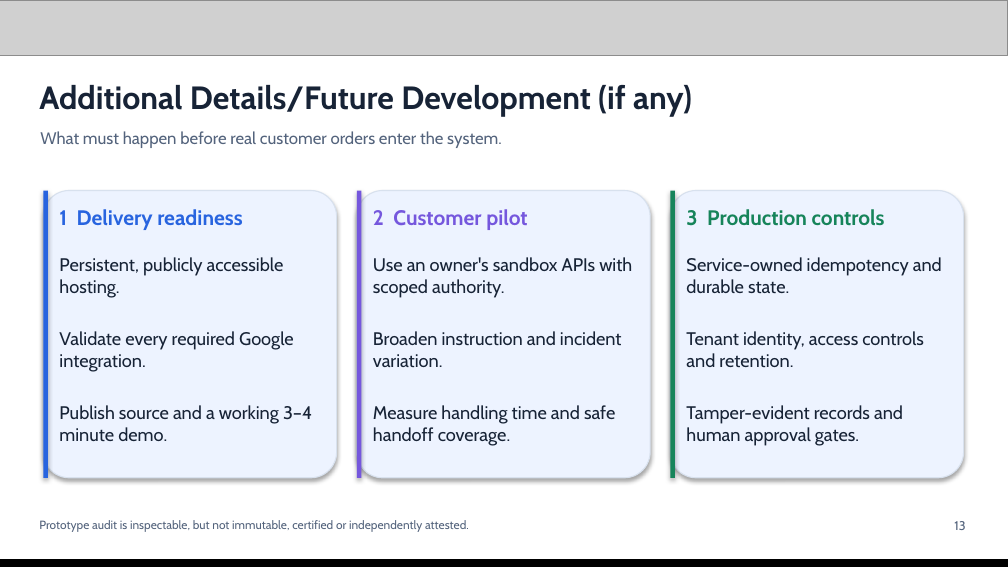
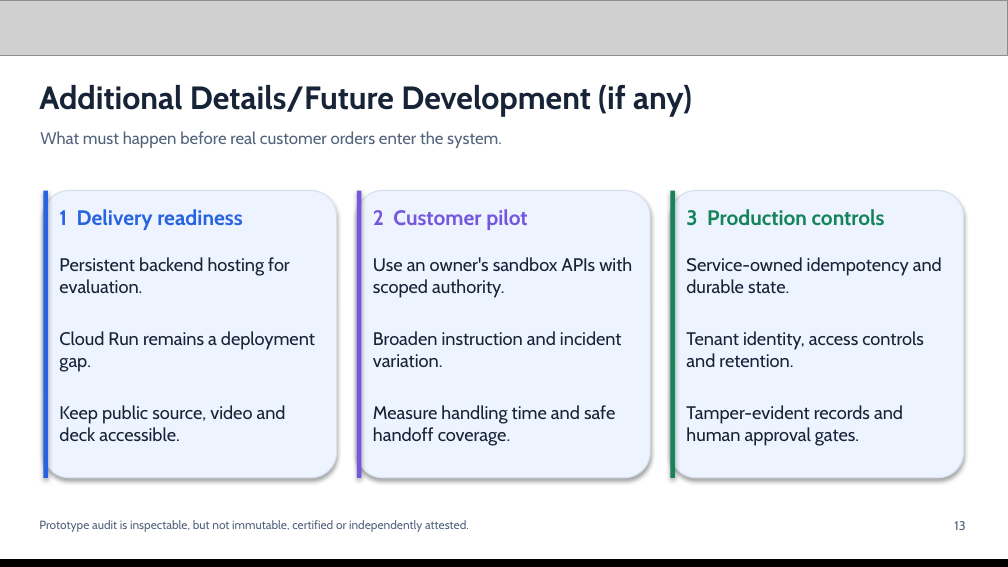
Before and after one commit to abhi14dodiya/workflow-rescue-sustainx, a slide deck: slide 13 of docs/Workflow-Rescue-Official-Pitch.pptx. Drawn at 1008x567 pixels with LibreOffice and Linux fonts; fonts in the diff are those of the drawing; grey boxes stand for pictures. Boxes give left, top, right and bottom in pixels: in the first picture for what was removed or moved away, otherwise in the second. Text is boxed around its words. In the diff, an @@ line names an element or a change of style, - is before the commit and + after.

Commit message:
Publish final submission materials and verified Gemini evidence

```diff
--- a/docs/Workflow-Rescue-Official-Pitch.pptx
+++ b/docs/Workflow-Rescue-Official-Pitch.pptx
@@ text at box(59, 257, 315, 441): text changed @@
-Persistent, publicly accessible hosting.
-Validate every required Google integration.
-Publish source and a working 3–4 minute demo.
+Persistent backend hosting for evaluation.
+Cloud Run remains a deployment gap.
+Keep public source, video and deck accessible.
```
Also in this commit, not shown: 6 other slides changed, 20 other files.
